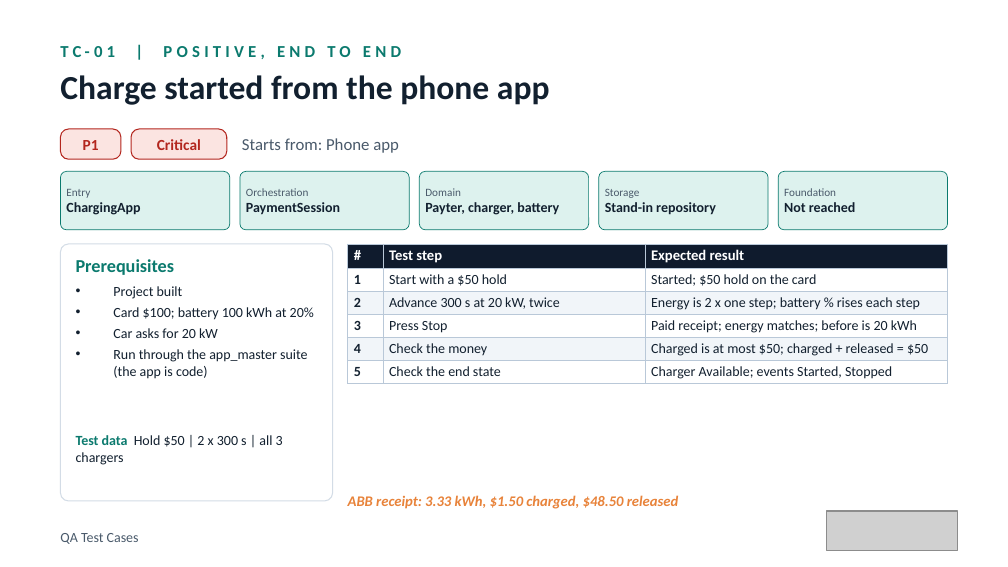
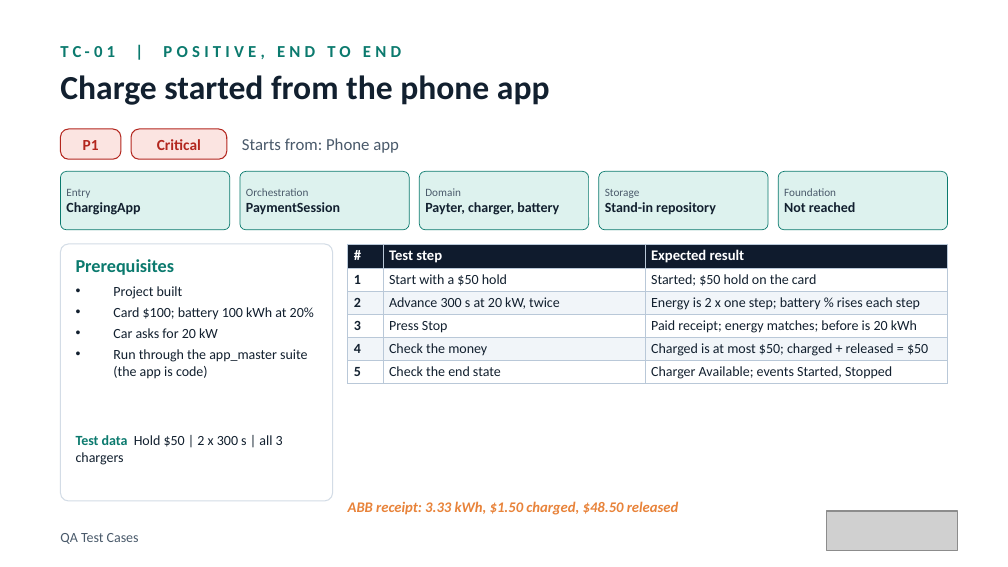
Before and after one commit to elitesoftwareqa/ev-charger, a slide deck: slide 7 of docs/presentation/EV-Charger-QA-Test-Cases.pptx. Drawn at 1008x567 pixels with LibreOffice and Linux fonts; fonts in the diff are those of the drawing; grey boxes stand for pictures. Boxes give left, top, right and bottom in pixels: in the first picture for what was removed or moved away, otherwise in the second. Text is boxed around its words. In the diff, an @@ line names an element or a change of style, - is before the commit and + after.

```diff
--- a/docs/presentation/EV-Charger-QA-Test-Cases.pptx
+++ b/docs/presentation/EV-Charger-QA-Test-Cases.pptx
@@ text "ABB receipt: 3.33 kWh, $1.50 ...": place and size @@
-text "ABB receipt: 3.33 kWh, $1.50 ..." at box(348, 495, 678, 509)
+text "ABB receipt: 3.33 kWh, $1.50 ..." at box(348, 501, 678, 515)
```
Also in this commit, not shown: 11 other slides changed, 2 slides added, 1 other file.
